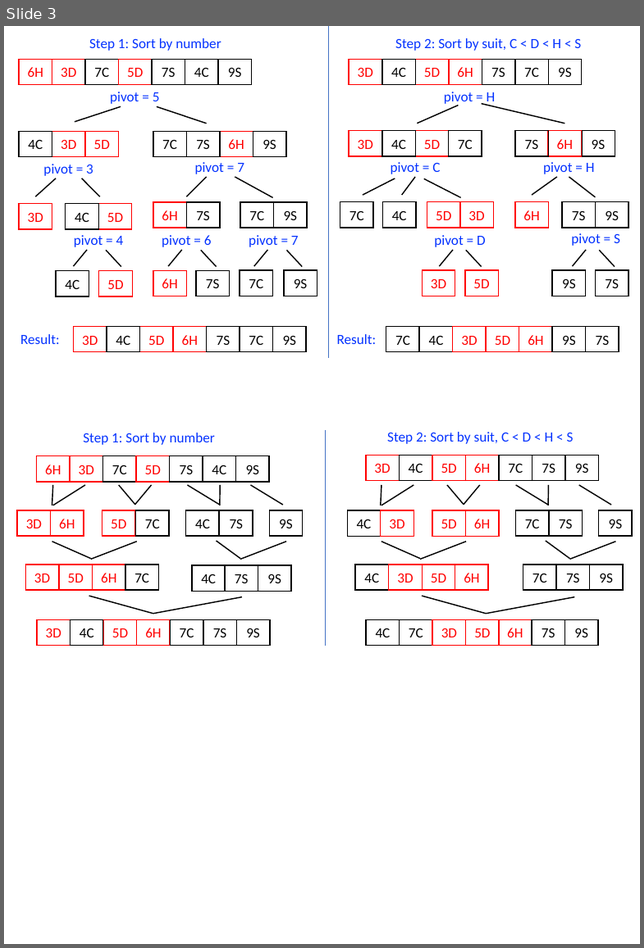
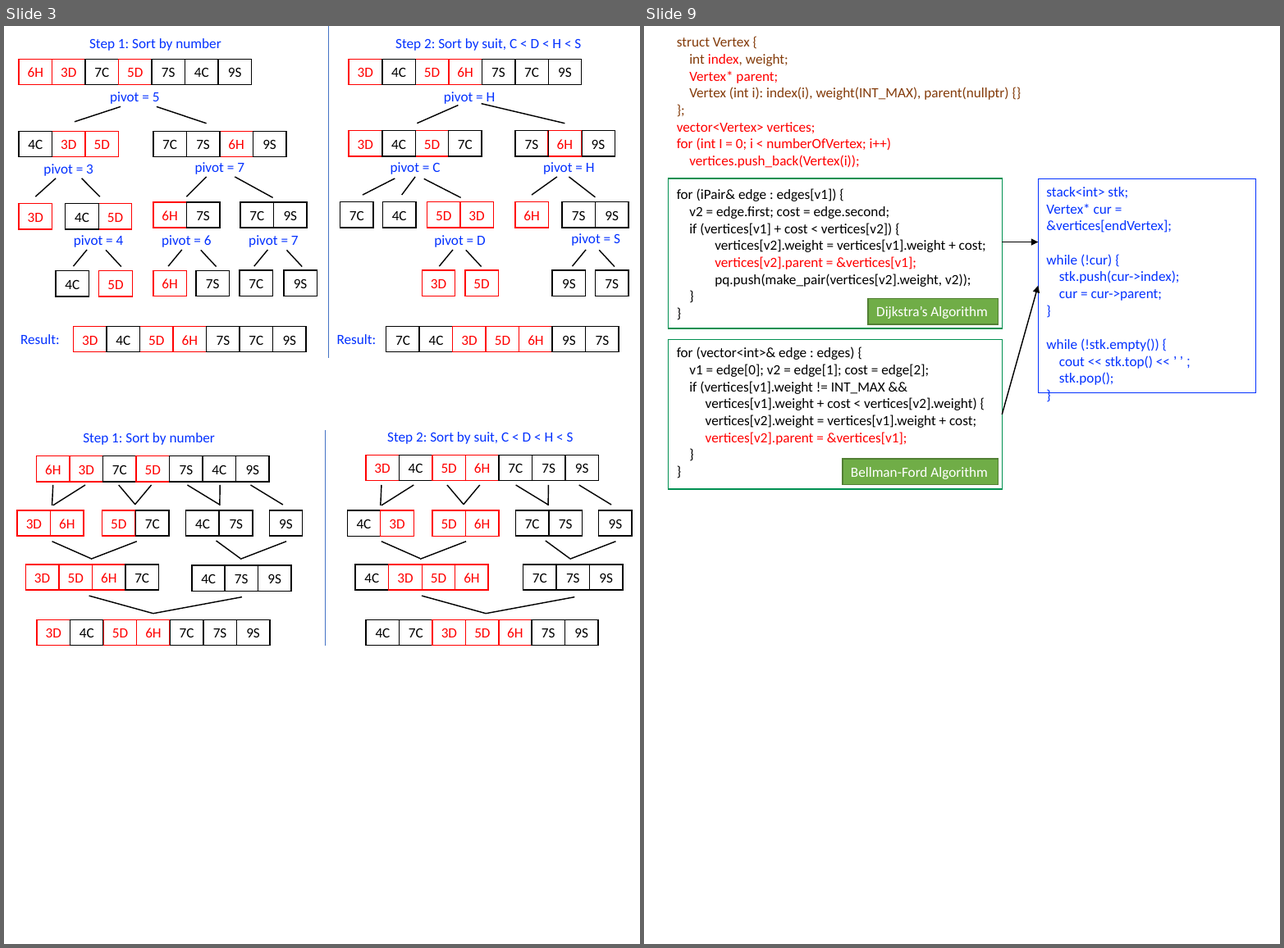
Before and after one commit to kiraskywing/CS_courses, a slide deck: Data Structures and Object-oriented Programming/NCTU/HW2/pic.pptx. Shown side by side, each under a label of ours: slide 3 before the commit, slides 3 and 9 after it; the slides between them are not shown. The pictures are 644x948 and 1284x948 pixels, drawn with LibreOffice and Linux fonts; fonts in the diff are those of the drawing. Boxes give left, top, right and bottom in pixels: in the first picture for what was removed or moved away, otherwise in the second. Text is boxed around its words. In the diff, an @@ line names an element or a change of style, - is before the commit and + after.

```diff
--- a/Data Structures and Object-oriented Programming/NCTU/HW2/pic.pptx
+++ b/Data Structures and Object-oriented Programming/NCTU/HW2/pic.pptx
@@ slide 9 added at bbox=[644, 26, 1280, 944], background #FFFFFF @@
@@ text added at bbox=[677, 37, 1008, 287], 12 pt, text #000000 @@
+struct Vertex {
+int index, weight;
+Vertex* parent;
+Vertex (int i): index(i), weight(INT_MAX), parent(nullptr) {}
+};
+vector<Vertex> vertices;
+for (int I = 0; i < numberOfVertex; i++)
+vertices.push_back(Vertex(i));
+for (iPair& edge : edges[v1]) {
+v2 = edge.first; cost = edge.second;
+if (vertices[v1] + cost < vertices[v2]) {
+vertices[v2].weight = vertices[v1].weight + cost;
+vertices[v2].parent = &vertices[v1];
+pq.push(make_pair(vertices[v2].weight, v2));
+}
+}
@@ rectangle added at bbox=[669, 179, 1002, 329], outline #009051 1 pt @@
@@ rectangle added at bbox=[1038, 179, 1255, 392], outline #0432FF 0.75 pt, 12 pt, text #0432FF @@
+stack<int> stk;
+Vertex* cur = &vertices[endVertex];
+while (!cur) {
+stk.push(cur->index);
+cur = cur->parent;
+}
+while (!stk.empty()) {
+cout << stk.top() << ’ ’ ;
+stk.pop();
+}
@@ arrow added from (1002, 242) to (1038, 242), #000000 1 pt @@
@@ arrow added from (1002, 414) to (1038, 285), #000000 1 pt @@
@@ rectangle added at bbox=[868, 299, 997, 324], fill #70AD47, outline #538035 1 pt, 12 pt, text #FFFFFF @@
+Dijkstra’s Algorithm
@@ rectangle added at bbox=[669, 339, 1002, 489], outline #009051 1 pt @@
@@ text added at bbox=[677, 347, 977, 445], 12 pt, text #000000 @@
+for (vector<int>& edge : edges) {
+v1 = edge[0]; v2 = edge[1]; cost = edge[2];
+if (vertices[v1].weight != INT_MAX &&
+vertices[v1].weight + cost < vertices[v2].weight) {
+vertices[v2].weight = vertices[v1].weight + cost;
+vertices[v2].parent = &vertices[v1];
+}
+}
@@ rectangle added at bbox=[842, 459, 997, 484], fill #70AD47, outline #538035 1 pt, 12 pt, text #FFFFFF @@
+Bellman-Ford Algorithm
```
Also in this commit, not shown: 5 slides changed, 1 other slide added, 3 other files.
